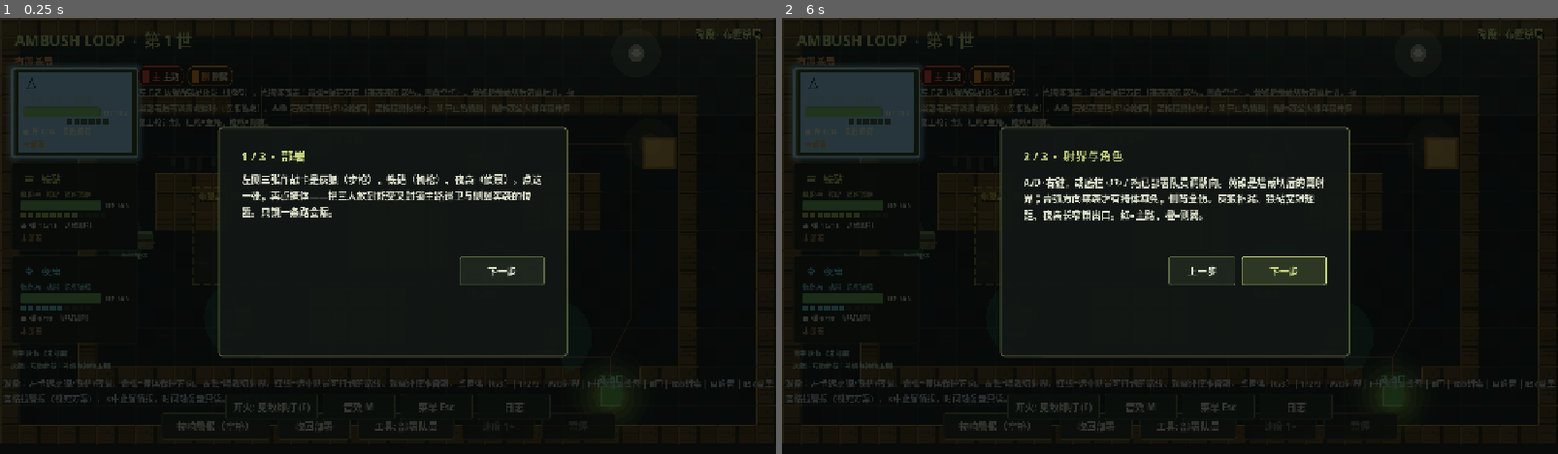
Above: before the commit, frames 1-2 (left to right).
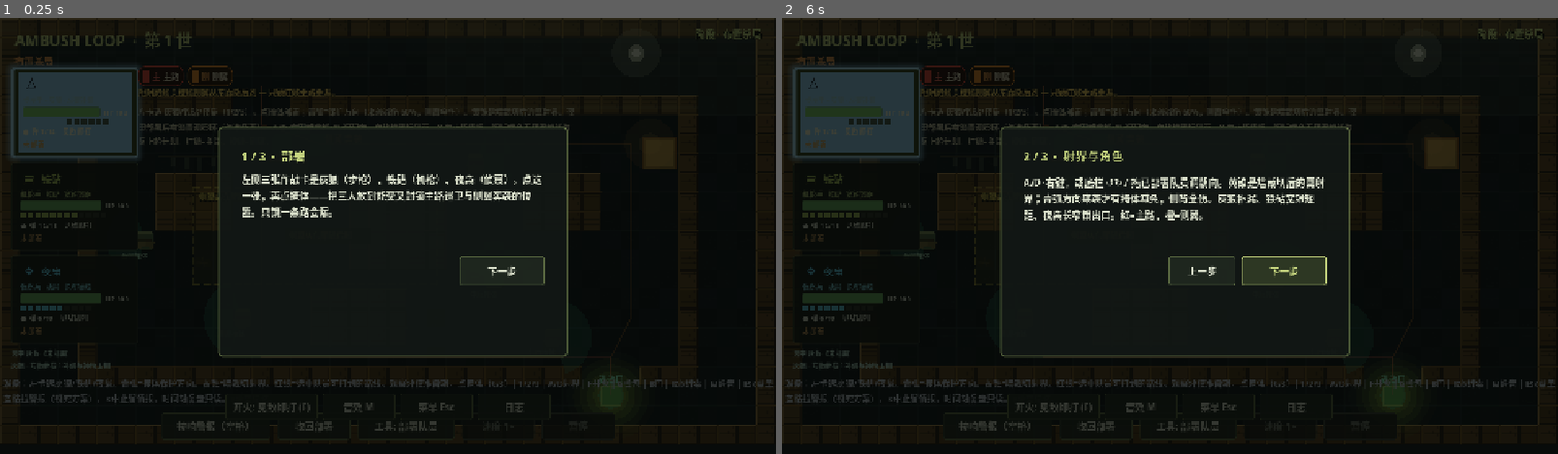
Above: after the commit, the same moments.

Repository: hailinsu-create/new
Game: Godot game, scene res://scenes/main.tscn
The game is run twice, just before and just after one commit, with the same random seed, the same clock (stepped at 60 frames per second) and the same inputs. This scene is started directly instead of the project's main scene.
Inputs:
- Up to frame 1 (0.25 s): no input
- Up to frame 2 (6 s): click "拉响警报（空格）" at 0.5 s; click "收回部署" at 1.25 s; click "工具: 部署队员" at 2 s; click "开火: 见敌即打 (F)" at 2.75 s; click "音效 M" at 3.5 s; click "菜单 Esc" at 4.25 s; click "日志" at 5 s; click "下一步" at 5.75 s

The runs differ from the first frame. In frame 1, 1.0% of the frame differs, in the area x 18-74%, y 16-30%; in frame 2, 1.0%.

Commit message:
Tighten in-mission trap callouts and intel color coding.
Co-authored-by: hailinsu-create <hailinsu-create@users.noreply.github.com>

Diff:
--- a/ambush_loop/scripts/level/level_def.gd
+++ b/ambush_loop/scripts/level/level_def.gd
@@ -26,6 +26,8 @@
 ## Authored teaching beat (no new mechanics): ambush_zone | barrel | decision | flank_delay | sneak_delay
 var beat_kind: String = ""
 var beat_text: String = ""
+## SETUP HUD one-liners (delayed flank/sneak timing, trap route). Not a sixth mission.
+var spawn_teaching: Array = []
 
 
 static func catalog() -> Array:
@@ -96,6 +98,7 @@
 	l.has_ammo_pack = false
 	l.beat_kind = "ambush_zone"
 	l.beat_text = "侧翼从东廊随后到"
+	l.spawn_teaching = ["陷阱路线：橙线侧翼从东廊随后到 — 只锁红线主路会漏。"]
 	return l
 
 
@@ -138,6 +141,7 @@
 	l.has_ammo_pack = true
 	l.beat_kind = "barrel"
 	l.beat_text = "油桶靠近才炸 · 别站爆心"
+	l.spawn_teaching = ["陷阱路线：过早开火打空弹药，橙线侧翼从东廊漏出。"]
 	return l
 
 
@@ -184,6 +188,7 @@
 	l.has_ammo_pack = true
 	l.beat_kind = "decision"
 	l.beat_text = "决策格 · 锁门改线"
+	l.spawn_teaching = ["陷阱路线：锁门后橙线在决策格改走西侧紫备用接近。"]
 	return l
 
 
@@ -226,6 +231,7 @@
 	l.has_ammo_pack = true
 	l.beat_kind = "flank_delay"
 	l.beat_text = "东廊延迟"
+	l.spawn_teaching = ["东廊奔袭晚 3.8 秒才折下 — 南闸堆人会先被西廊打空弹药。"]
 	return l
 
 
@@ -270,4 +276,5 @@
 	l.has_ammo_pack = true
 	l.beat_kind = "sneak_delay"
 	l.beat_text = "西暗道影探延迟"
-	return l
+	l.spawn_teaching = ["西暗道影探晚 2.2 秒 — 先到的主路/东廊会打空南闸，绊索封暗道。"]
+	return l
--- a/ambush_loop/scripts/main.gd
+++ b/ambush_loop/scripts/main.gd
@@ -53,6 +53,9 @@
 var door_marker: Node2D = null
 var decision_marker: Node2D = null
 var barrel_hint: Node2D = null
+var trap_callout: Node2D = null
+var _trap_callout_tween: Tween = null
+var spawn_teach_label: Label = null
 var route_timeline: Control = null
 var watch_timeline: Control = null
 var mission_sky: Node2D = null
@@ -312,9 +315,9 @@
 		tut_label.name = "TutLabel"
 		tut_label.set_anchors_preset(Control.PRESET_TOP_LEFT)
 		tut_label.offset_left = 220.0
-		tut_label.offset_top = 108.0
+		tut_label.offset_top = 140.0
 		tut_label.offset_right = 940.0
-		tut_label.offset_bottom = 168.0
+		tut_label.offset_bottom = 200.0
 		tut_label.autowrap_mode = TextServer.AUTOWRAP_WORD_SMART
 		tut_label.add_theme_font_size_override("font_size", 13)
 		tut_label.add_theme_color_override("font_color", Color(0.8, 0.78, 0.65))
@@ -392,6 +395,22 @@
 	route_legend.add_theme_constant_override("separation", 6)
 	route_legend.mouse_filter = Control.MOUSE_FILTER_IGNORE
 	root.add_child(route_legend)
+	spawn_teach_label = Label.new()
+	spawn_teach_label.name = "SpawnTeach"
+	spawn_teach_label.set_anchors_preset(Control.PRESET_TOP_WIDE)
+	spawn_teach_label.offset_left = 220.0
+	spawn_teach_label.offset_top = 108.0
+	spawn_teach_label.offset_right = -16.0
+	spawn_teach_label.offset_bottom = 136.0
+	spawn_teach_label.autowrap_mode = TextServer.AUTOWRAP_WORD_SMART
+	spawn_teach_label.add_theme_font_size_override("font_size", 13)
+	spawn_teach_label.add_theme_font_override("font", NightOps.ui_font_bold())
+	spawn_teach_label.add_theme_color_override("font_color", Color(0.98, 0.82, 0.38))
+	spawn_teach_label.add_theme_color_override("font_shadow_color", Color(0.02, 0.02, 0.02, 0.92))
+	spawn_teach_label.add_theme_constant_override("shadow_offset_x", 1)
+	spawn_teach_label.add_theme_constant_override("shadow_offset_y", 1)
+	spawn_teach_label.mouse_filter = Control.MOUSE_FILTER_IGNORE
+	root.add_child(spawn_teach_label)
 
 
 func _build_modals() -> void:
@@ -557,6 +576,9 @@
 		help_label.visible = not on
 	if tut_label:
 		tut_label.visible = not on
+	if spawn_teach_label:
+		spawn_teach_label.offset_top = 104.0 if on else 108.0
+		spawn_teach_label.offset_bottom = 132.0 if on else 136.0
 	if event_log:
 		event_log.visible = _event_log_open
 	var root: Control = get_node_or_null("HUD/Root") as Control
@@ -835,6 +857,12 @@
 		decision_marker.visible = phase == Phase.SETUP
 	if barrel_hint and is_instance_valid(barrel_hint):
 		barrel_hint.visible = phase == Phase.SETUP
+	if trap_callout and is_instance_valid(trap_callout):
+		if phase != Phase.SETUP:
+			trap_callout.visible = false
+		else:
+			trap_callout.visible = true
+			trap_callout.modulate.a = 1.0
 	if entities:
 		entities.modulate = Color.WHITE
 	if ghosts:
@@ -1133,6 +1161,7 @@
 	_build_door_marker()
 	_build_decision_marker()
 	_build_barrels()
+	_build_trap_callout()
 	_start_setup(keep_intel, restore_plan)
 	_save_progress()
 	_maybe_show_tutorial()
@@ -1621,6 +1650,14 @@
 	if _game_cam != null:
 		_reset_cam_view()
 	_reset_presentation_fx()
+	if _trap_callout_tween != null:
+		_trap_callout_tween.kill()
+		_trap_callout_tween = null
+	if trap_callout != null and is_instance_valid(trap_callout):
+		trap_callout.visible = true
+		trap_callout.modulate.a = 1.0
+	if intel_label:
+		intel_label.add_theme_color_override("font_color", Color(0.75, 0.9, 0.82))
 	_update_event_log()
 	_update_hud()
 
@@ -2265,6 +2302,103 @@
 	_build_barrel_hint(b.position)
 
 
+func _trap_callout_pos() -> Vector2:
+	if level == null:
+		return Vector2.ZERO
+	match level.beat_kind:
+		"barrel":
+			return grid.cell_to_world_center(level.barrel_cell) + Vector2(8, -18)
+		"decision":
+			return grid.cell_to_world_center(level.decision_cell) + Vector2(14, 18)
+		"flank_delay":
+			return grid.cell_to_world_center(Vector2i(32, 11)) + Vector2(-10, -22)
+		"sneak_delay":
+			return grid.cell_to_world_center(Vector2i(7, 11)) + Vector2(12, -22)
+		_:
+			if level.ambush_zone.size != Vector2.ZERO:
+				return level.ambush_zone.get_center() + Vector2(-40, -8)
+			return escape_world
+
+
+func _trap_callout_text() -> String:
+	if level == null:
+		return ""
+	if level.beat_text != "":
+		return level.beat_text
+	if not level.spawn_teaching.is_empty():
+		return str(level.spawn_teaching[0])
+	return ""
+
+
+func _build_trap_callout() -> void:
+	if trap_callout != null and is_instance_valid(trap_callout):
+		trap_callout.queue_free()
+	trap_callout = null
+	var text := _trap_callout_text()
+	if text == "":
+		return
+	var n := Node2D.new()
+	n.name = "TrapCallout"
+	n.position = _trap_callout_pos()
+	n.z_index = 8
+	var plate := Polygon2D.new()
+	plate.name = "Plate"
+	plate.polygon = PackedVector2Array([
+		Vector2(-8, -6), Vector2(132, -6), Vector2(132, 22), Vector2(-8, 22)
+	])
+	plate.color = Color(0.06, 0.07, 0.04, 0.72)
+	n.add_child(plate)
+	var lab := Label.new()
+	lab.name = "Tag"
+	lab.text = text
+	lab.position = Vector2(-4, -4)
+	lab.add_theme_font_size_override("font_size", 13)
+	lab.add_theme_font_override("font", NightOps.ui_font_bold())
+	lab.add_theme_color_override("font_color", Color(1.0, 0.86, 0.32))
+	lab.add_theme_color_override("font_shadow_color", Color(0.02, 0.02, 0.02, 0.94))
+	lab.add_theme_constant_override("shadow_offset_x", 1)
+	lab.add_theme_constant_override("shadow_offset_y", 1)
+	lab.mouse_filter = Control.MOUSE_FILTER_IGNORE
+	n.add_child(lab)
+	$World.add_child(n)
+	trap_callout = n
+
+
+func _fade_trap_callout() -> void:
+	if trap_callout == null or not is_instance_valid(trap_callout):
+		return
+	if _trap_callout_tween != null:
+		_trap_callout_tween.kill()
+	_trap_callout_tween = trap_callout.create_tween()
+	_trap_callout_tween.tween_property(trap_callout, "modulate:a", 0.0, 0.28)
+	_trap_callout_tween.tween_callback(func() -> void:
+		if trap_callout != null and is_instance_valid(trap_callout):
+			trap_callout.visible = false
+	)
+
+
+func _intel_flash_color(route: String) -> Color:
+	## Leaked-route flash: main=red, flank=orange, sneak=purple.
+	match route:
+		"flank":
+			return Color(0.98, 0.58, 0.16)
+		"sneak":
+			return Color(0.68, 0.32, 0.92)
+		"main":
+			return Color(0.95, 0.28, 0.22)
+		_:
+			return Color(0.55, 0.85, 1.0)
+
+
+func _refresh_spawn_teach() -> void:
+	if spawn_teach_label == null:
+		return
+	var show := phase == Phase.SETUP and level != null and not level.spawn_teaching.is_empty()
+	spawn_teach_label.visible = show
+	if show:
+		spawn_teach_label.text = str(level.spawn_teaching[0])
+
+
 func _build_barrel_hint(pos: Vector2) -> void:
 	if barrel_hint != null and is_instance_valid(barrel_hint):
 		barrel_hint.queue_free()
@@ -2508,6 +2642,7 @@
 	if speed_button:
 		speed_button.disabled = false
 	status_label.text = "方案锁死 — 暂停/变速仅改变观看。跑掉或全灭均失败。中止(X)保留截止情报。"
+	_fade_trap_callout()
 	_update_event_log()
 	_refresh_watch_timeline()
 	_update_hud()
@@ -2912,7 +3047,7 @@
 	battle_log.mark_terminal(sim.tick, "escape")
 	for e in enemies:
 		e.active = false
-	_remember_path(path, "escape", hint)
+	_remember_path(path, "escape", hint, enemy.spawn_route)
 	_flash("逃逸！%s" % hint, Color(1.0, 0.35, 0.25))
 	_sfx("escape")
 	_camera_punch()
@@ -2968,8 +3103,8 @@
 	pending_result = "fail"
 
 
-func _remember_path(path: PackedVector2Array, reason: String, hint: String = "") -> void:
-	intel.add_path(loop_index, path, sim.time_sec(), reason, hint)
+func _remember_path(path: PackedVector2Array, reason: String, hint: String = "", route: String = "") -> void:
+	intel.add_path(loop_index, path, sim.time_sec(), reason, hint, route)
 	intel_paths.clear()
 	for rec in intel.records:
 		intel_paths.append(rec["path"])
@@ -3510,7 +3645,9 @@
 		_start_setup(true, true)
 		if leak != "":
 			intel_label.text = "情报已记录 · %s" % leak
-			_flash("情报 · %s" % leak, Color(0.55, 0.85, 1.0))
+			var col := _intel_flash_color(intel.latest_route() if intel.has_method("latest_route") else "")
+			intel_label.add_theme_color_override("font_color", col)
+			_flash("情报 · %s" % leak, col)
 		elif intel_line != "":
 			intel_label.text = "情报已记录 · %s" % intel_line
 			_flash("情报已记录", Color(0.55, 0.85, 1.0))
@@ -3536,7 +3673,10 @@
 		var path: PackedVector2Array = rec["path"]
 		var line := Line2D.new()
 		line.width = 3.0
-		line.default_color = Color(0.35, 0.75, 1.0, 0.55 - minf(0.15, float(gi) * 0.05))
+		var route := str(rec.get("route", ""))
+		var gcol := _intel_flash_color(route)
+		gcol.a = 0.55 - minf(0.15, float(gi) * 0.05)
+		line.default_color = gcol
 		line.points = path
 		ghosts.add_child(line)
 		if path.size() > 0:
@@ -3545,7 +3685,7 @@
 			tag.text = "第%d世 · %.1fs · %s" % [int(rec["loop"]), float(rec["cut_sec"]), reason_zh]
 			tag.position = path[mini(path.size() - 1, path.size() / 2)] + Vector2(6, -18)
 			tag.add_theme_font_size_override("font_size", 11)
-			tag.add_theme_color_override("font_color", Color(0.55, 0.85, 1.0, 0.92))
+			tag.add_theme_color_override("font_color", Color(gcol.r, gcol.g, gcol.b, 0.92))
 			ghosts.add_child(tag)
 		gi += 1
 
@@ -3823,6 +3963,7 @@
 		level_label.text = lv_title
 	if tut_label and level:
 		tut_label.text = level.tutorial if phase == Phase.SETUP else level.teaching
+	_refresh_spawn_teach()
 	var intel_txt := "漏网记忆：%d   |   %s" % [intel.records.size(), _ammo_summary()]
 	if intel.latest_line() != "" and (phase == Phase.SETUP or phase == Phase.FAILED):
 		intel_txt += "   ·   %s" % intel.latest_line()
--- a/ambush_loop/scripts/replay/intel_store.gd
+++ b/ambush_loop/scripts/replay/intel_store.gd
@@ -17,7 +17,8 @@
 	path: PackedVector2Array,
 	cut_sec: float,
 	reason: String,
-	hint: String = ""
+	hint: String = "",
+	route: String = ""
 ) -> void:
 	if path.size() < 2:
 		return
@@ -30,6 +31,7 @@
 		"cut_sec": cut_sec,
 		"reason": reason,
 		"hint": hint,
+		"route": route,
 		"summary": summary,
 	})
 	while records.size() > MAX_RECORDS:
@@ -53,3 +55,9 @@
 	if records.is_empty():
 		return ""
 	return str(records[records.size() - 1].get("hint", ""))
+
+
+func latest_route() -> String:
+	if records.is_empty():
+		return ""
+	return str(records[records.size() - 1].get("route", ""))
--- a/ambush_loop/scripts/smoke_test.gd
+++ b/ambush_loop/scripts/smoke_test.gd
@@ -1614,7 +1614,54 @@
 		push_error("SMOKE_ZONE_TAG %s" % (zone_tag.text if zone_tag else "null"))
 		quit(52)
 		return false
-	print("SMOKE_OK_TEACHING beats=5 timeline=1")
+	if rc.spawn_teaching.is_empty() or str(rc.spawn_teaching[0]).find("3.8") < 0:
+		push_error("SMOKE_RAILCUT_SPAWN_TEACH %s" % str(rc.spawn_teaching))
+		quit(52)
+		return false
+	if dp.spawn_teaching.is_empty() or str(dp.spawn_teaching[0]).find("2.2") < 0:
+		push_error("SMOKE_DEPOT_SPAWN_TEACH %s" % str(dp.spawn_teaching))
+		quit(52)
+		return false
+	if main.trap_callout == null or not main.trap_callout.visible:
+		push_error("SMOKE_NO_TRAP_CALLOUT")
+		quit(52)
+		return false
+	var call_tag = main.trap_callout.get_node_or_null("Tag")
+	if call_tag == null or str(call_tag.text).find("侧翼") < 0:
+		push_error("SMOKE_TRAP_CALLOUT_TEXT %s" % (call_tag.text if call_tag else "null"))
+		quit(52)
+		return false
+	if main.spawn_teach_label == null or not main.spawn_teach_label.visible:
+		push_error("SMOKE_NO_SPAWN_TEACH_HUD")
+		quit(52)
+		return false
+	if not main.has_method("_intel_flash_color"):
+		push_error("SMOKE_NO_INTEL_COLOR")
+		quit(52)
+		return false
+	var flank_c: Color = main._intel_flash_color("flank")
+	var sneak_c: Color = main._intel_flash_color("sneak")
+	var main_c: Color = main._intel_flash_color("main")
+	if flank_c.r < 0.8 or flank_c.g < 0.4 or flank_c.g > 0.75:
+		push_error("SMOKE_INTEL_FLANK_COLOR %s" % str(flank_c))
+		quit(52)
+		return false
+	if sneak_c.b < 0.7 or sneak_c.r < 0.4:
+		push_error("SMOKE_INTEL_SNEAK_COLOR %s" % str(sneak_c))
+		quit(52)
+		return false
+	if main_c.r < 0.8 or main_c.g > 0.45:
+		push_error("SMOKE_INTEL_MAIN_COLOR %s" % str(main_c))
+		quit(52)
+		return false
+	for lid in ["yard", "warehouse", "pump", "railcut", "depot"]:
+		var pages: Array = TutorialOverlay.pages_for(lid)
+		var last: Dictionary = pages[pages.size() - 1]
+		if str(last.get("body", "")).find("陷阱路线") < 0:
+			push_error("SMOKE_TUTORIAL_TRAP %s" % lid)
+			quit(52)
+			return false
+	print("SMOKE_OK_TEACHING beats=5 timeline=1 callout=1 spawn_teach=1")
 	return true
 
 
--- a/ambush_loop/scripts/ui/tutorial_overlay.gd
+++ b/ambush_loop/scripts/ui/tutorial_overlay.gd
@@ -16,7 +16,7 @@
 	},
 	{
 		"title": "3 / 3  ·  锁死观看",
-		"body": "空格或底栏「警报」拉响后计划冻结，不能再微操，只能暂停/变速观看。逃逸或全灭都会穿梭失败，但会记录「情报已记录」和漏网路线。下一世恢复上轮计划，可以改朝向。",
+		"body": "空格或底栏「警报」拉响后计划冻结，不能再微操，只能暂停/变速观看。逃逸或全灭都会穿梭失败，但会记录「情报已记录」和漏网路线。下一世恢复上轮计划，可以改朝向。陷阱路线：橙线侧翼从东廊绕出，只锁红线主路会漏。",
 	},
 ]
 
@@ -31,7 +31,7 @@
 	},
 	{
 		"title": "仓道 3 / 3  ·  油桶",
-		"body": "东廊橙色油桶是关卡预置杀器：敌人靠近才在模拟结算里引爆（准备期地图上有「爆心」提示），执行中不能点击引爆。别把灰狼/铁砧放进爆破圈。",
+		"body": "东廊橙色油桶是关卡预置杀器：敌人靠近才在模拟结算里引爆（准备期地图上有「爆心」提示），执行中不能点击引爆。别把灰狼/铁砧放进爆破圈。陷阱路线：橙线侧翼走东廊，过早开火打空后从爆心外漏出。",
 	},
 ]
 
@@ -42,7 +42,7 @@
 	},
 	{
 		"title": "泵站 2 / 2  ·  侧背与出口",
-		"body": "紫色备用接近从西侧绕来，青弧没罩住的方向是全伤；铁砧侧背更危险。夜枭适合锁出水口。警报后计划冻结，只能观看。",
+		"body": "紫色备用接近从西侧绕来，青弧没罩住的方向是全伤；铁砧侧背更危险。夜枭适合锁出水口。警报后计划冻结，只能观看。陷阱路线：锁门后橙线改走西侧紫备用接近，不是消失。",
 	},
 ]
 
@@ -53,7 +53,7 @@
 	},
 	{
 		"title": "油库 2 / 2  ·  绊索换人",
-		"body": "西暗道影探晚 2.2 秒才从西墙夹缝南下（SETUP 暗芯片倒计时）。灰狼锁主路，铁砧朝北等东廊，夜枭看南闸；把唯一绊索铺在西暗道。先到的两路会把南闸弹药打空。弹包一人。警报后不能微操。",
+		"body": "西暗道影探晚 2.2 秒才从西墙夹缝南下（SETUP 暗芯片倒计时）。灰狼锁主路，铁砧朝北等东廊，夜枭看南闸；把唯一绊索铺在西暗道。先到的两路会把南闸弹药打空。弹包一人。警报后不能微操。陷阱路线：绿线西暗道晚到，忽略它南闸会被先到两路打空。",
 	},
 ]
 
@@ -64,7 +64,7 @@
 	},
 	{
 		"title": "信号楼 2 / 2  ·  延迟侧翼",
-		"body": "东廊奔袭晚 3.8 秒才从北过道折下来（SETUP 图例橙芯片标了延迟）。铁砧朝北锁东廊等他们；灰狼补西廊；夜枭锁南闸防漏。绊索只能铺一条走廊；弹包一人。警报后不能微操。"
+		"body": "东廊奔袭晚 3.8 秒才从北过道折下来（SETUP 图例橙芯片标了延迟）。铁砧朝北锁东廊等他们；灰狼补西廊；夜枭锁南闸防漏。绊索只能铺一条走廊；弹包一人。警报后不能微操。陷阱路线：橙线东廊晚 3.8 秒，南闸先被西廊主路打空。"
 	},
 ]
 
Not shown, changed: ambush_loop/docs/开发规划.md
